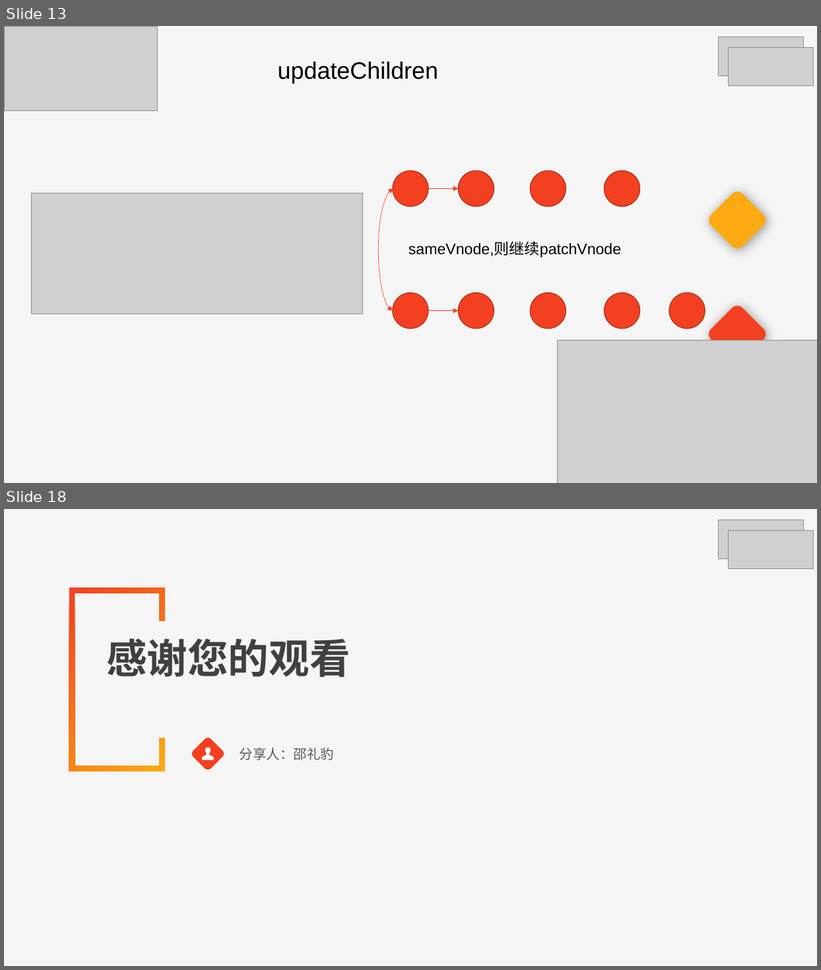
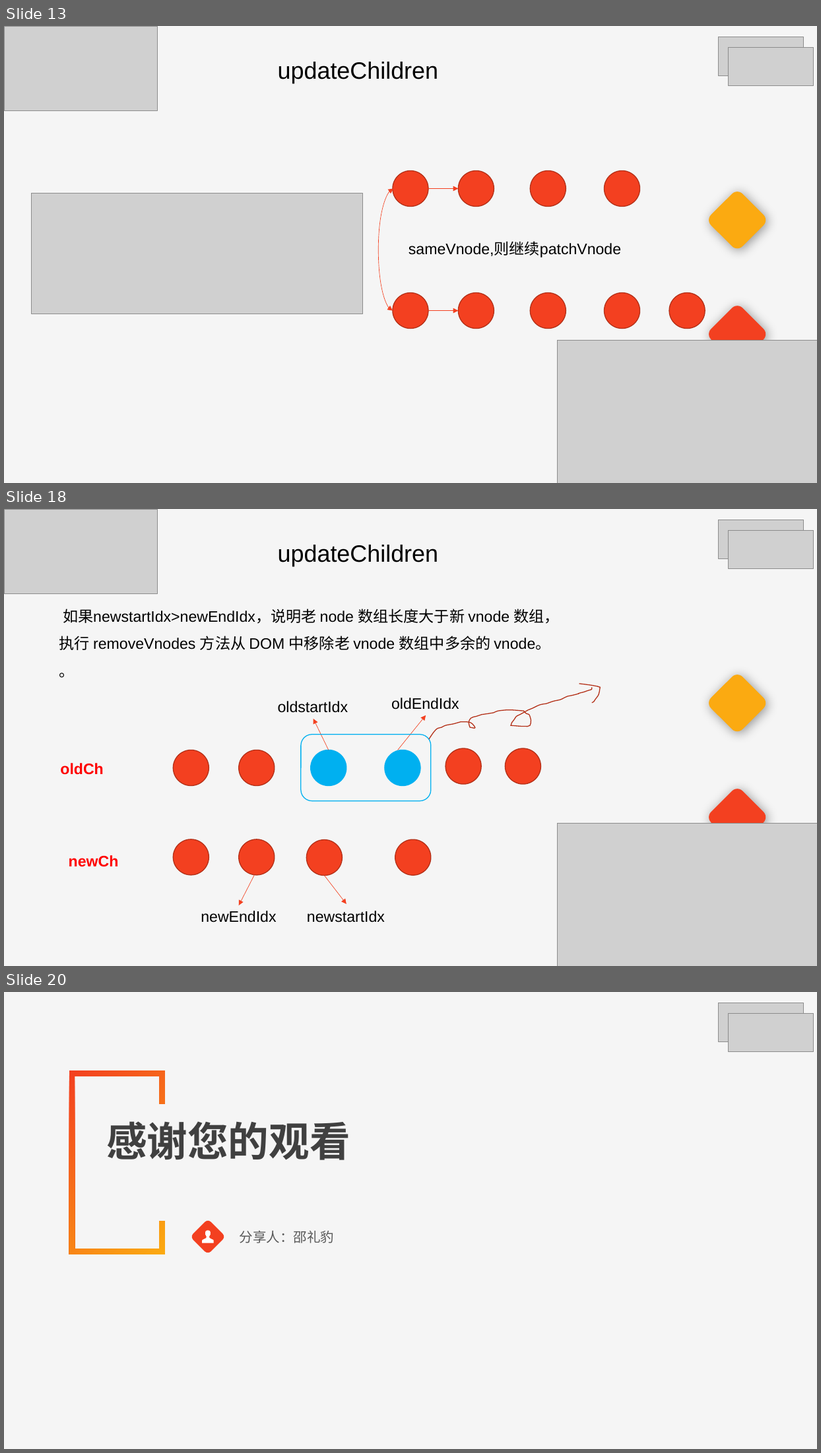
Before and after one commit to slbyml/code, a slide deck: vnode/public/分享.pptx. Shown one above the other, each under a label of ours: slides 13 and 18 before the commit, slides 13, 18 and 20 after it; the slides between them are not shown. The pictures are 821x970 and 821x1453 pixels, drawn with LibreOffice and Linux fonts; fonts in the diff are those of the drawing; grey boxes stand for pictures; background and template pictures are left out. Boxes give left, top, right and bottom in pixels: in the first picture for what was removed or moved away, otherwise in the second. Text is boxed around its words. In the diff, an @@ line names an element or a change of style, - is before the commit and + after.

```diff
--- a/vnode/public/分享.pptx
+++ b/vnode/public/分享.pptx
@@ slide 18 added at <box>4,509,817,966</box>, background picture (left out) @@
@@ picture added at <box>4,509,158,593</box> @@
@@ picture added at <box>719,520,805,559</box> @@
@@ text added at <box>278,545,438,566</box>, 28 pt, text #000000 @@
+updateChildren
@@ picture added at <box>729,530,814,569</box> @@
@@ text added at <box>59,609,560,678</box>, 18 pt, text #000000 @@
+如果newstartIdx>newEndIdx，说明老 node 数组长度大于新 vnode 数组，
+执行 removeVnodes 方法从 DOM 中移除老 vnode 数组中多余的 vnode。
+。
@@ freeform shape added at <box>580,684,600,703</box>, outline #B42F18 1 pt @@
@@ rounded rectangle added at <box>706,672,769,735</box>, fill #FBAA11 @@
@@ text added at <box>278,701,348,713</box>, 18 pt, text #000000 @@
+oldstartIdx
@@ text added at <box>391,698,459,710</box>, 18 pt, text #000000 @@
+oldEndIdx
@@ freeform shape added at <box>429,688,592,739</box>, outline #B42F18 1 pt @@
@@ arrow added from (329, 751) to (314, 719), #F34020 0.5 pt @@
@@ arrow added from (398, 751) to (426, 716), #F34020 0.5 pt @@
@@ rounded rectangle added at <box>301,735,431,801</box>, outline #00B0F0 1 pt @@
@@ text added at <box>60,763,103,775</box>, 18 pt, text #FF0000, bold @@
+oldCh
@@ ellipse added at <box>173,751,209,787</box>, fill #F34020, outline #B42F18 1 pt @@
@@ ellipse added at <box>239,751,275,787</box>, fill #F34020, outline #B42F18 1 pt @@
@@ ellipse added at <box>311,751,347,787</box>, fill #00B0F0, outline #00B0F0 1 pt @@
@@ ellipse added at <box>385,751,420,787</box>, fill #00B0F0, outline #00B0F0 1 pt @@
@@ ellipse added at <box>446,749,482,785</box>, fill #F34020, outline #B42F18 1 pt @@
@@ ellipse added at <box>506,749,541,785</box>, fill #F34020, outline #B42F18 1 pt @@
@@ rounded rectangle added at <box>706,786,769,849</box>, fill #F34020 @@
@@ picture added at <box>557,824,817,966</box> @@
@@ ellipse added at <box>173,840,209,875</box>, fill #F34020, outline #B42F18 1 pt @@
@@ ellipse added at <box>239,840,275,875</box>, fill #F34020, outline #B42F18 1 pt @@
@@ ellipse added at <box>306,840,343,876</box>, fill #F34020, outline #B42F18 1 pt @@
@@ ellipse added at <box>395,840,431,875</box>, fill #F34020, outline #B42F18 1 pt @@
@@ text added at <box>69,855,119,867</box>, 18 pt, text #FF0000, bold @@
+newCh
@@ arrow added from (255, 875) to (239, 906), #F34020 0.5 pt @@
@@ arrow added from (324, 875) to (347, 904), #F34020 0.5 pt @@
@@ text added at <box>201,911,276,923</box>, 18 pt, text #000000 @@
+newEndIdx
@@ text added at <box>307,911,385,923</box>, 18 pt, text #000000 @@
+newstartIdx
@@ what was slide 18 is now slide 20 @@
```
Also in this commit, not shown: 4 slides changed, 1 other slide added, 5 other files.
